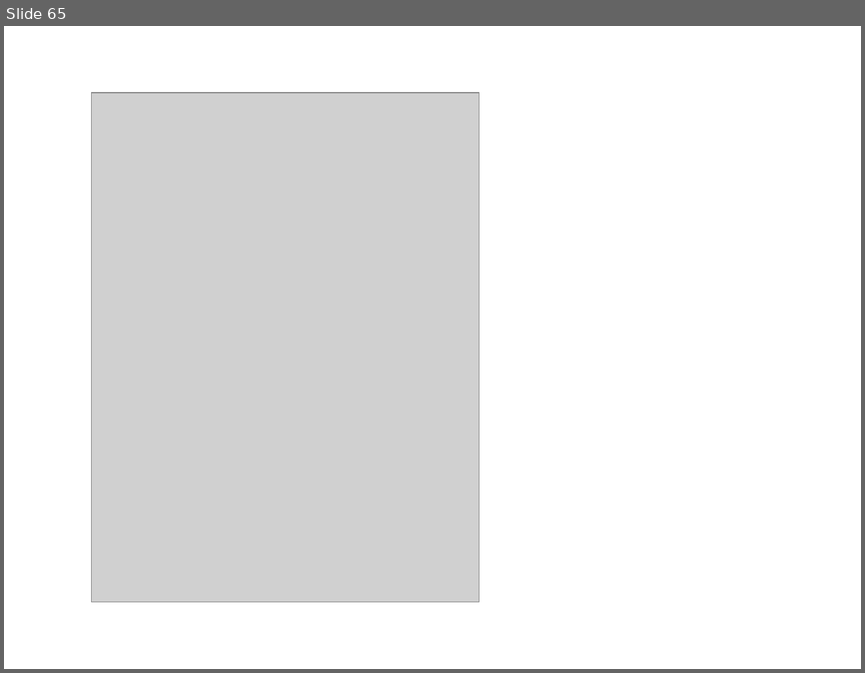
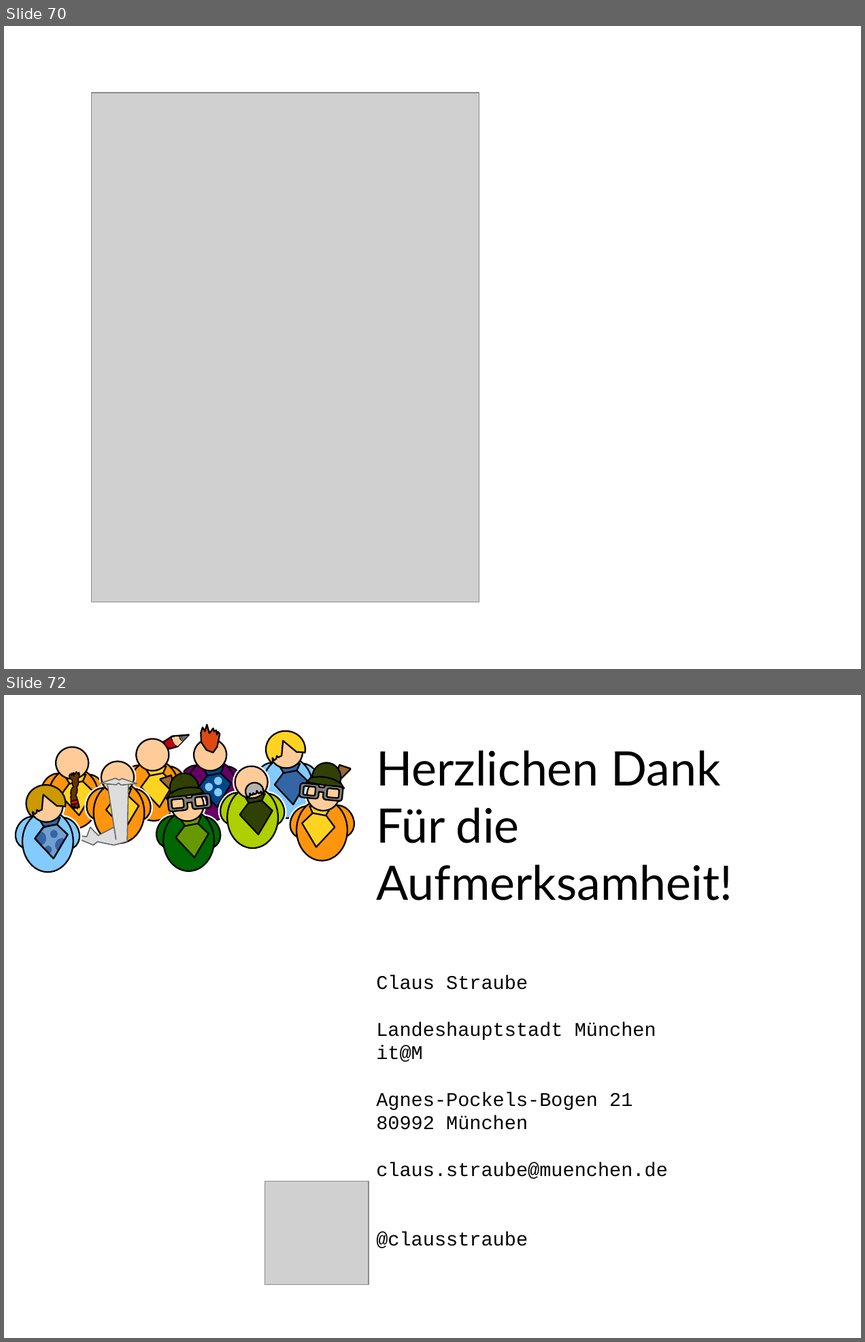
Before and after one commit to xdoo/schema_evolution_demo, a slide deck: Folien.odp. Shown one above the other, each under a label of ours: slide 65 before the commit, slides 70 and 72 after it; the slides between them are not shown. The pictures are 865x673 and 865x1342 pixels, drawn with LibreOffice and Linux fonts; fonts in the diff are those of the drawing; grey boxes stand for pictures. Boxes give left, top, right and bottom in pixels: in the first picture for what was removed or moved away, otherwise in the second. Text is boxed around its words. In the diff, an @@ line names an element or a change of style, - is before the commit and + after.

```diff
--- a/Folien.odp
+++ b/Folien.odp
@@ slide 72 added at (4,695,861,1338), background #FFFFFF @@
@@ group added at (116,734,192,821): 6 freeform shapes, 4 ellipses @@
@@ group added at (173,724,249,821): 7 ellipses, 4 freeform shapes @@
@@ group added at (249,731,326,819): 4 freeform shapes, 4 ellipses @@
@@ text added at (376,750,732,900), 44 pt, text #000000 @@
+Herzlichen Dank
+Für die
+Aufmerksamheit!
@@ group added at (10,785,86,872): 6 freeform shapes, 4 ellipses @@
@@ group added at (67,761,156,845): 5 freeform shapes, 4 ellipses @@
@@ group added at (151,773,226,872): 7 freeform shapes, 4 ellipses @@
@@ group added at (215,766,290,848): 4 freeform shapes, 4 ellipses @@
@@ group added at (284,762,360,861): 7 freeform shapes, 4 ellipses @@
@@ group added at (36,747,111,830): 4 freeform shapes, 4 ellipses, 1 rectangle @@
@@ text added at (376,975,668,1248), 18 pt, text #000000 @@
+Claus Straube
+Landeshauptstadt München
+it@M
+Agnes-Pockels-Bogen 21
+80992 München
+claus.straube@muenchen.de
+@clausstraube
@@ picture added at (265,1181,368,1285) @@
@@ what was slide 65 is now slide 70 @@
```
Also in this commit, not shown: 10 slides changed, 8 other slides added, 4 slides removed, 2 other files.
